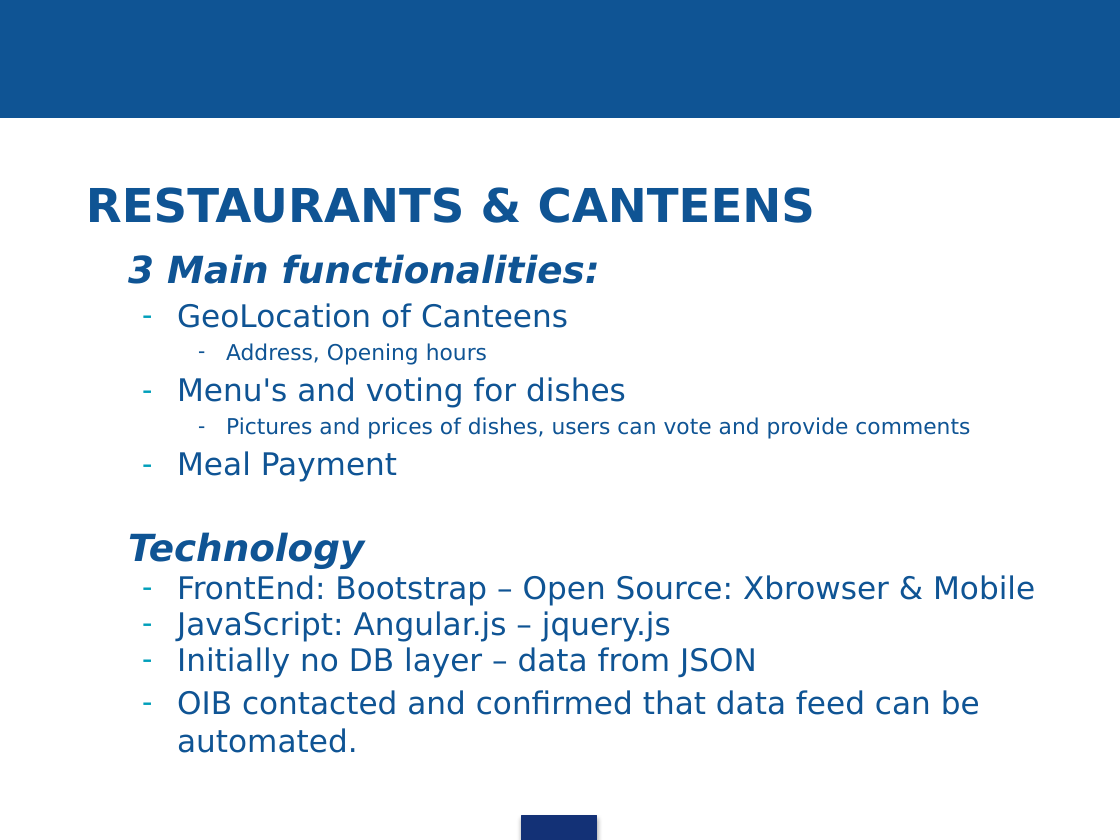
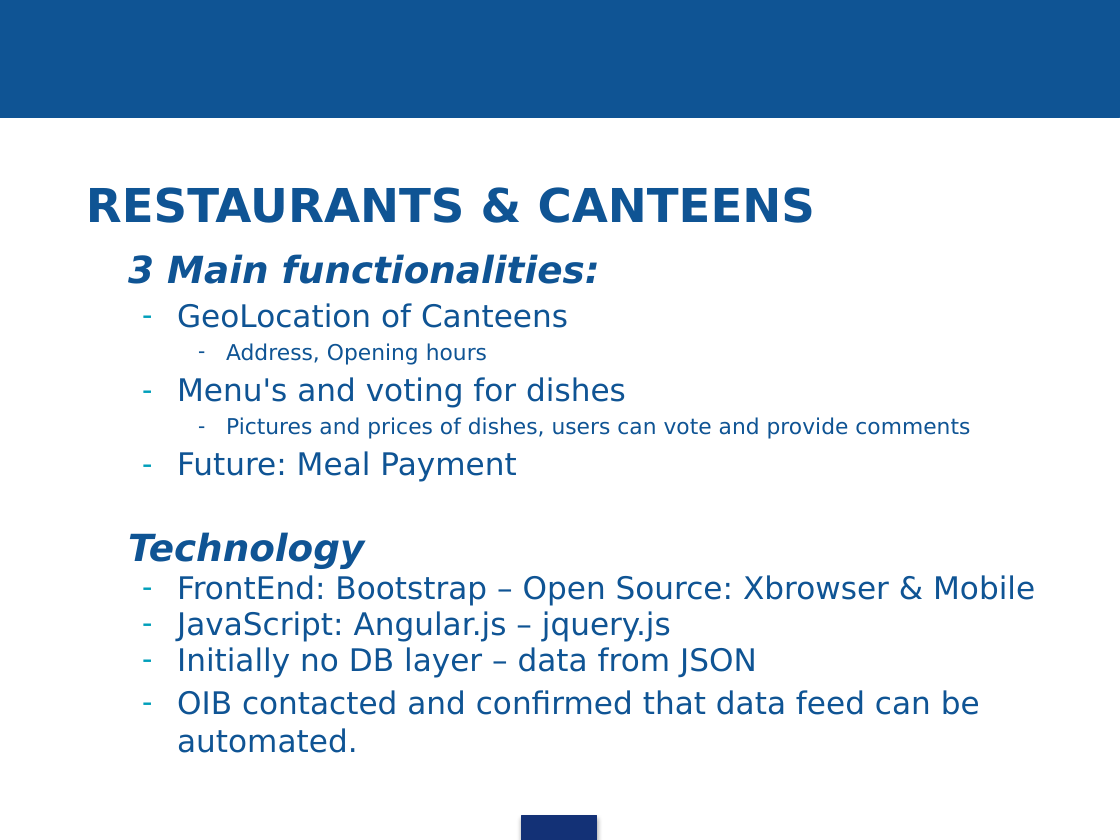
Before and after one commit to orbanz/Hackathon, a slide deck: slide 2 of Hackathlon Canteens v3.pptx. Drawn at 1120x840 pixels with LibreOffice and Linux fonts; fonts in the diff are those of the drawing; background and template pictures are left out. Boxes give left, top, right and bottom in pixels: in the first picture for what was removed or moved away, otherwise in the second. Text is boxed around its words. In the diff, an @@ line names an element or a change of style, - is before the commit and + after.

```diff
--- a/Hackathlon Canteens v3.pptx
+++ b/Hackathlon Canteens v3.pptx
@@ text at bbox=[177, 451, 516, 482]: text changed @@
-  – Meal Payment
+  – Future: Meal Payment
```
Also in this commit, not shown: 1 other slide changed.
